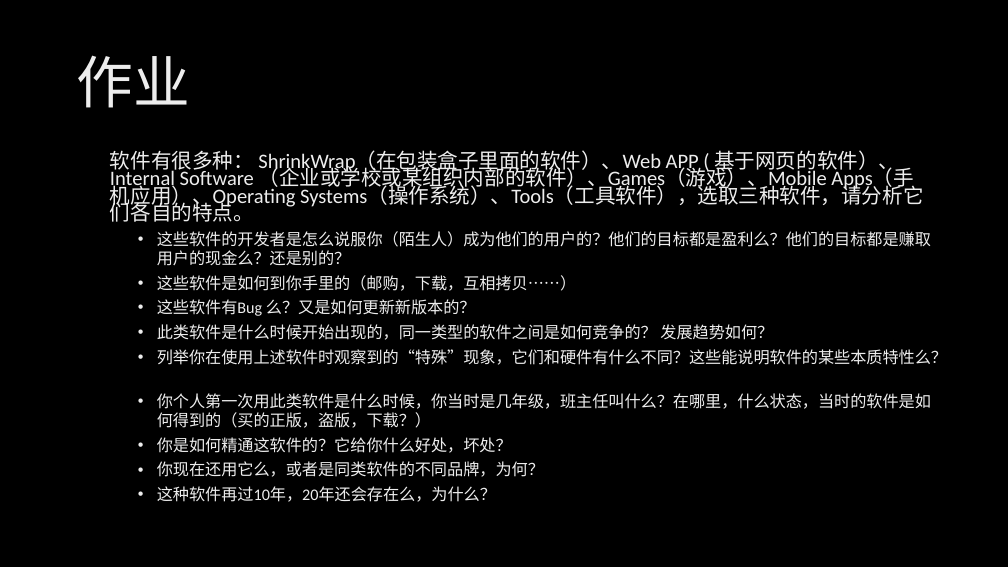
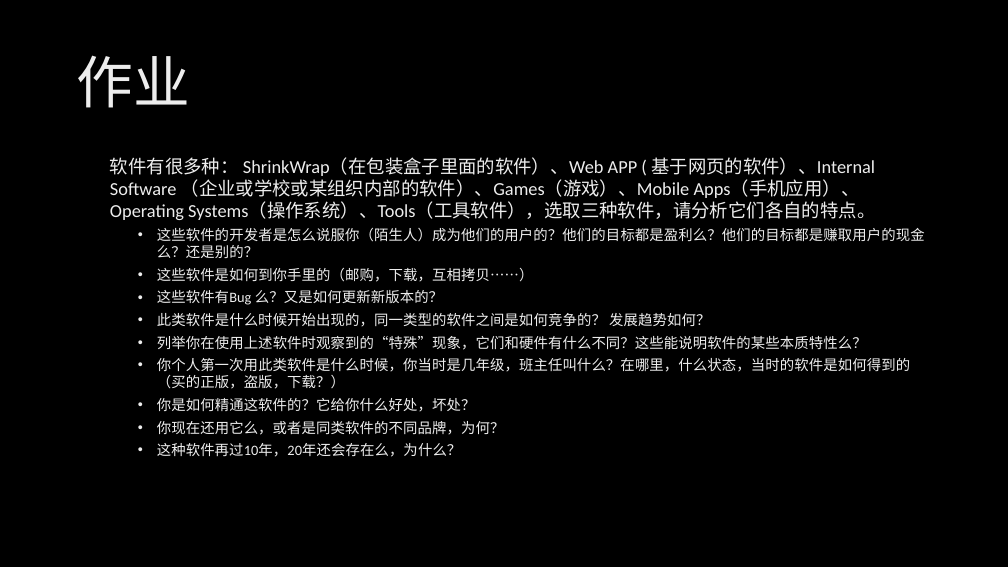
Before and after one commit to xinase/ASE, a slide deck: slide 55 of chapter1/ASE_1_SoftwareEngineering.pptx. Drawn at 1008x567 pixels with LibreOffice and Linux fonts; fonts in the diff are those of the drawing; background and template pictures are left out. Boxes give left, top, right and bottom in pixels: in the first picture for what was removed or moved away, otherwise in the second. Text is boxed around its words. In the diff, an @@ line names an element or a change of style, - is before the commit and + after.

```diff
--- a/chapter1/ASE_1_SoftwareEngineering.pptx
+++ b/chapter1/ASE_1_SoftwareEngineering.pptx
@@ text "软件有很多种： ShrinkWrap（在包装盒子里面的软件）、Web APP ( 基于网页的软件）、Internal ..." at bbox=[110, 157, 925, 457]: size 19.6 to 17.5 pt in "软件有很多种： ShrinkWrap（在包装盒子里面的软件）、Web APP ( 基于网页的软件）、Internal S ..."; size 15.4 to 13.8 pt in "这些软件的开发者是怎么说服你（陌生人）成为他们的用户的？他们的目标都是盈利么？他们的目标都是赚取用户的现金么？还是别的？", "这些软件是如何到你手里的（邮购，下载，互相拷贝……）", "这些软件有Bug 么？又是如何更新新版本的？", "此类软件是什么时候开始出现的，同一类型的软件之间是如何竞争的？ 发展趋势如何？" and 5 more places; line spacing 0.7 to 1 @@
```
Also in this commit, not shown: 5 other slides changed.
